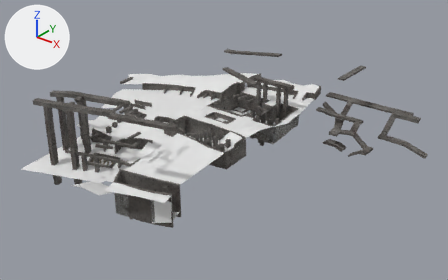
The FBX model Assets/Environment/Unique/Scene_A/SM_Scene_A_Blockout08.fbx: old version first, new version second.
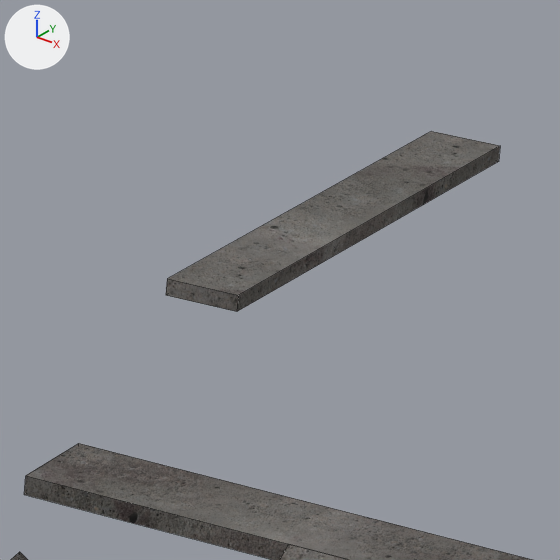
Each version appears first whole from a 50 mm camera at (130.7, -342.2, 169.1) aimed at (-132.8, -12.8, -35.1), and next in a close-up on the part from 72% to 83% of the width and 19% to 36% of the height. The axes (+X, +Y, +Z) are drawn at upper left. The lights are the same throughout. The close-ups show mesh edges as thin lines. Where no turn or scale is listed for an object, it has been applied to the vertices. Vertices at the same position are counted once.

The first close-up shows 'SM_Scene_A_Blockout08'.
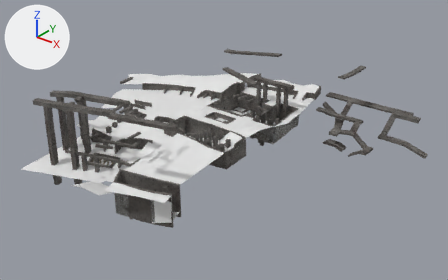
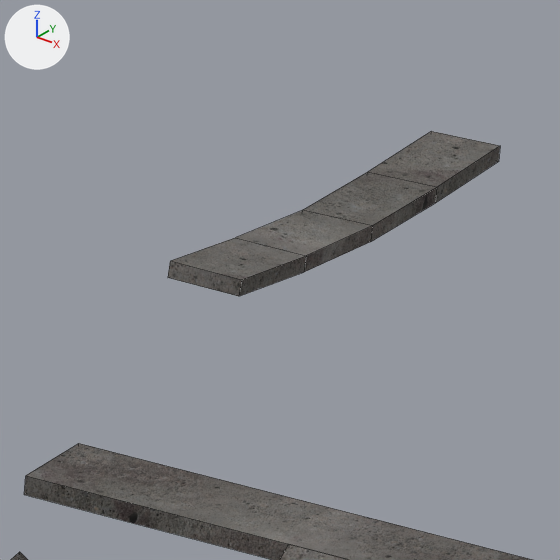
What changed in the scene script:
```text
Change me_cube_183:
    used by ob_sm_scene_a_blockout08; location = (0.0, 0.0, 0.0)
    remove me_cube_183.from_pydata(...)  # 2814 vertices, 2356 faces; spans x -264.0..-7.0, y -121.0..108.0, z -68.0..24.0
    add me_cube_183.from_pydata(...)  # 2826 vertices, 2368 faces; spans x -264.0..-7.0, y -121.0..108.0, z -68.0..24.0
    me_cube_183 part 1
    2 vertices are removed from x -80.0..-75.0, y 59.0, z 5.0
    5 faces are deleted
    8 vertices are added at x -80.0..-74.0, y 59.0..86.0, z 4.0..7.0
    6 new vertices lie (5.0, 0.0, 0.0) away from vertices in x -80.0, y 68.0..86.0, z 4.0..6.0
    17 new faces join them, mat_concreteeclatax1 (picture img_t_roughconcretemacro_1_png)
```

Location of each change, (x1, y1, x2, y2) in pixels of the close-ups (560 x 560 px):
part 1 of me_cube_183, built on
    before: (166, 131, 500, 312)
    after: (168, 131, 500, 296)
